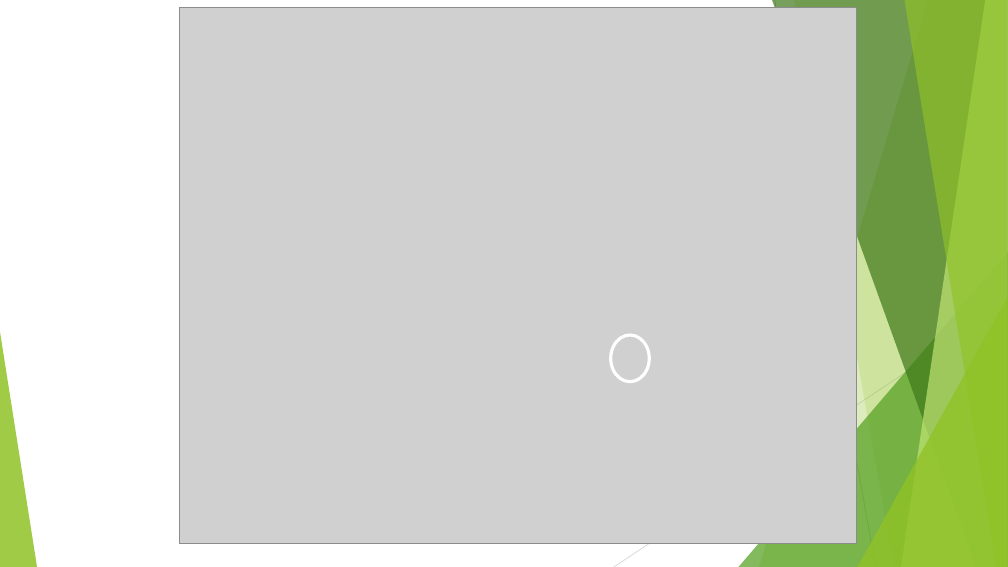
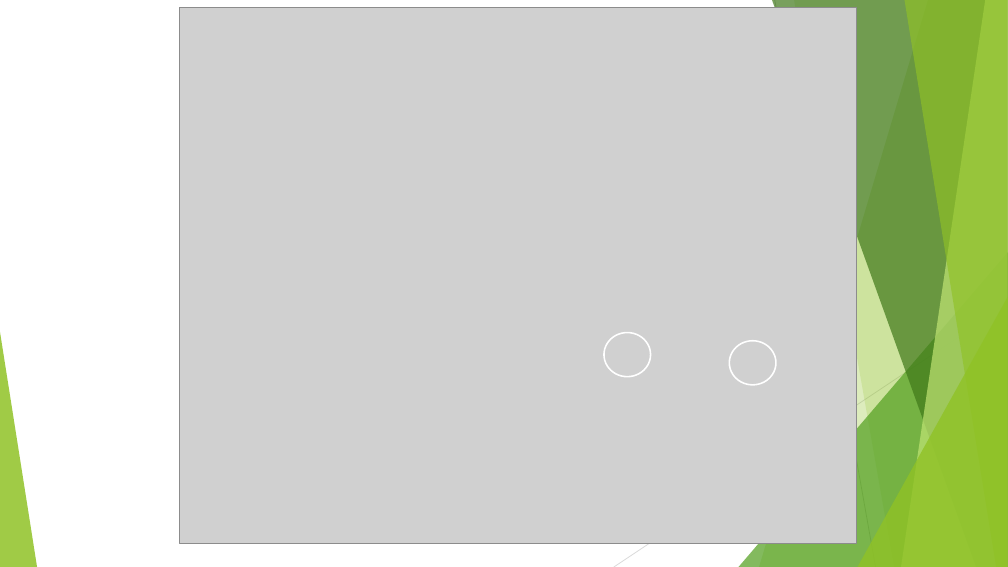
Before and after one commit to adebouse/Case-Study-2, a slide deck: slide 6 of DDS Analytics for Talent Management – Case Study Presentation.pptx. Drawn at 1008x567 pixels with LibreOffice and Linux fonts; fonts in the diff are those of the drawing; grey boxes stand for pictures. Boxes give left, top, right and bottom in pixels: in the first picture for what was removed or moved away, otherwise in the second. Text is boxed around its words. In the diff, an @@ line names an element or a change of style, - is before the commit and + after.

```diff
--- a/DDS Analytics for Talent Management – Case Study Presentation.pptx
+++ b/DDS Analytics for Talent Management – Case Study Presentation.pptx
@@ ellipse: place and size @@
-ellipse at [611, 335, 650, 382]
+ellipse at [604, 333, 651, 377]
@@ ellipse at [604, 333, 651, 377]: outline #FFFFFF 3 pt to #FFFFFF 1.5 pt @@
@@ ellipse added at [730, 341, 777, 385], outline #FFFFFF 1.5 pt @@
```
Also in this commit, not shown: 1 other slide changed, 2 other files.
